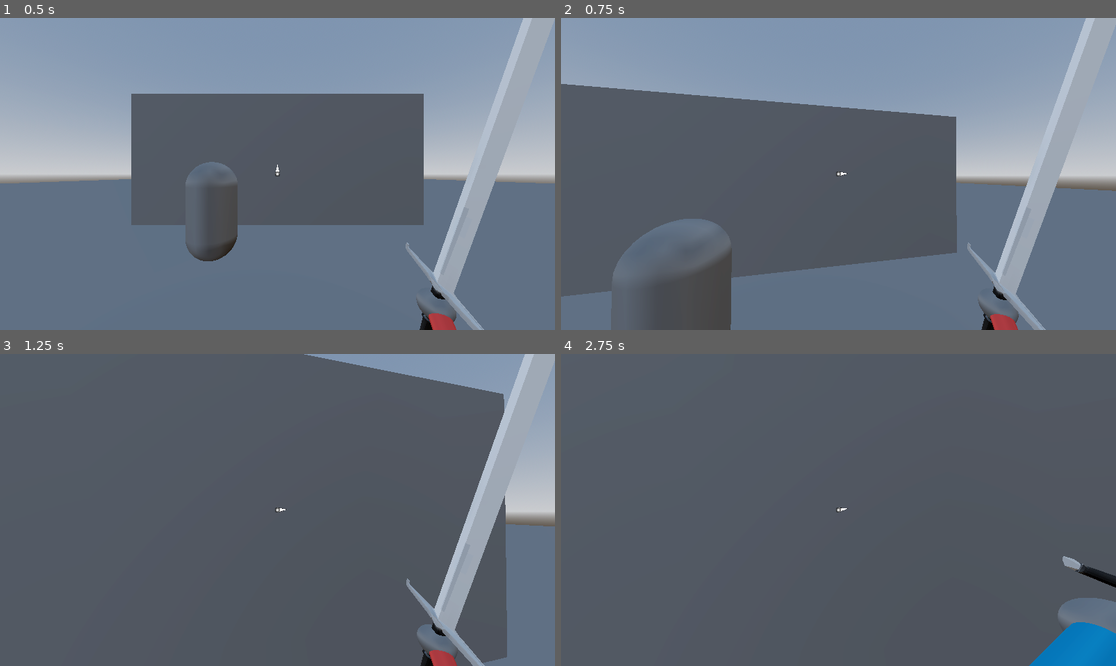
Above: before the commit, frames 1-4 (two rows, left to right).
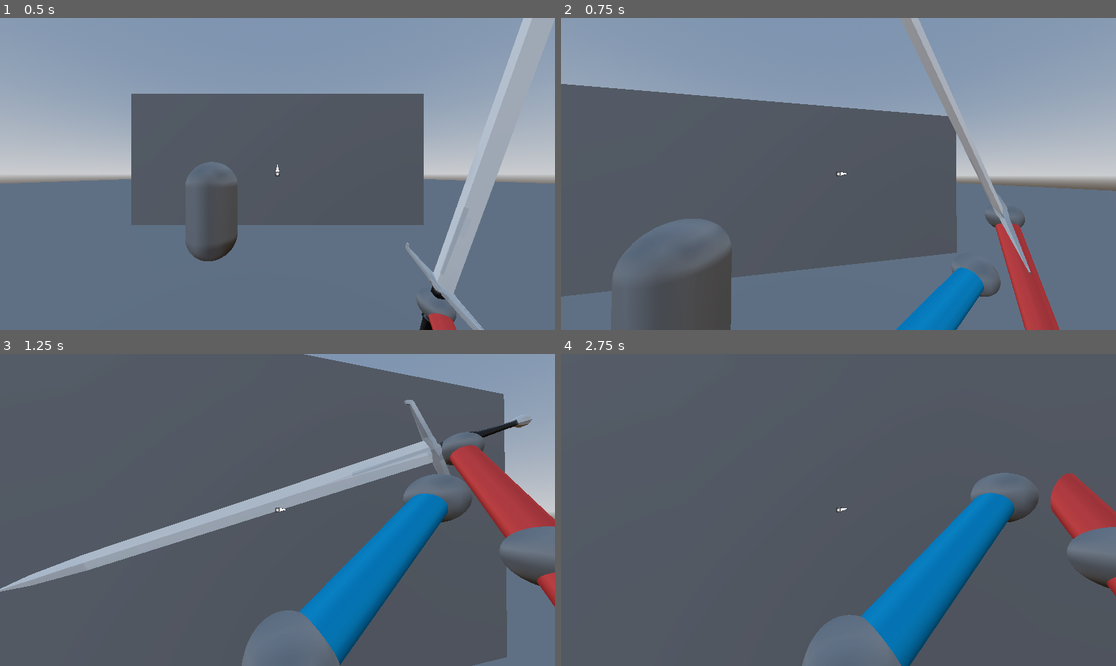
Above: after the commit, the same moments.

Repository: NoseCat/SwordPlay
Game: Godot game, scene res://Basic/level.tscn
The game is run twice, just before and just after one commit, with the same random seed, the same clock (stepped at 60 frames per second) and the same inputs.
Inputs (mouse positions are in pixels of both pictures, inside the frame that each line leads up to):
- Up to frame 1 (0.5 s): no input
- Up to frame 2 (0.75 s): tap Enter (ui_accept) at 0.5 s; move the mouse to (866, 174) at 0.52 s; hold Up (ui_up) from 0.53 s (still down); tap F (F, bound only after the commit) at 0.6 s
- Up to frame 3 (1.25 s): keep holding Up (ui_up); tap Enter (ui_accept) at 0.77 s
- Up to frame 4 (2.75 s): keep holding Up (ui_up); move the mouse to (810, 510) at 1.27 s; click (810, 510) at 1.35 s; tap Enter (ui_accept) at 1.52 s; tap F (F, bound only after the commit) at 1.55, 2.1 s; move the mouse to (849, 503) at 2.02 s

Frame 1 is identical in both runs. In frame 2, 7.7% of the frame differs, in the area x 60-100%, y 0-100%; in frame 3, 20%, in the area x 0-100%, y 0-100%; in frame 4, 13%.

Commit message:
stab + parry anim test

Diff:
--- /dev/null
+++ b/Sword/states/Parry.gd
@@ -0,0 +1,14 @@
+class_name Parry
+extends State
+
+func enter():
+	host.sword_t = host.parry_t
+	host.stop_anims()
+
+	host.tween_sword(host.parry_t, host.parry_time).finished.connect(_on_parry_done)
+
+func process(delta: float):
+	pass
+
+func _on_parry_done():
+	machine.change("SwordWinddown")
--- /dev/null
+++ b/Sword/states/ParryWindup.gd
@@ -0,0 +1,21 @@
+class_name ParryWindup
+extends State
+
+func init() -> void:
+	host.parry_windup_timer.timeout.connect(_on_windup_done)
+
+func enter():
+	#anims
+	host.tween_sword(host.parry_t, host.parry_windup_anim_time)
+
+	#logic
+	host.parry_windup_timer.start(host.parry_windup_time)
+
+func process(delta: float):
+	pass
+
+func exit() -> void:
+	host.parry_windup_timer.stop()
+
+func _on_windup_done():
+	machine.change("Parry")
--- /dev/null
+++ b/Sword/states/Stab.gd
@@ -0,0 +1,16 @@
+class_name Stab
+extends State
+
+func enter():
+	host.pivot_q = host.pivot_swing_q # pivot_swing_q is just neutral
+	host.sword_t = host.sword_stab_t
+	host.stop_anims()
+
+	var dist = (host.sword_stab_strike_t.origin - host.sword_stab_t.origin).length()
+	host.tween_sword(host.sword_stab_strike_t, dist/host.stab_speed).finished.connect(_on_strike_done)
+
+func process(delta: float):
+	pass
+
+func _on_strike_done():
+	machine.change("SwordWinddown")
--- /dev/null
+++ b/Sword/states/StabWindup.gd
@@ -0,0 +1,22 @@
+class_name StabWindup
+extends State
+
+func init() -> void:
+	host.stab_windup_timer.timeout.connect(_on_windup_done)
+
+func enter():
+	#anims
+	host.tween_pivot(host.pivot_swing_q, host.stab_windup_anim_time)
+	host.tween_sword(host.sword_stab_t, host.stab_windup_anim_time)
+
+	#logic
+	host.stab_windup_timer.start(host.stab_windup_time)
+
+func process(delta: float):
+	pass
+
+func exit() -> void:
+	host.stab_windup_timer.stop()
+
+func _on_windup_done():
+	machine.change("Stab")
--- a/Sword/states/SwordIdle.gd
+++ b/Sword/states/SwordIdle.gd
@@ -7,3 +7,6 @@
 func process(_delta: float):
 	if Input.is_action_just_pressed("LMB"):
 		host.attack()
+
+	if Input.is_action_just_pressed("F"):
+		host.parry()
--- a/Sword/states/SwordWindup.gd
+++ b/Sword/states/SwordWindup.gd
@@ -1,4 +1,3 @@
-# SwordWindup.gd
 class_name SwordWindup
 extends State
 
--- a/Sword/sword.gd
+++ b/Sword/sword.gd
@@ -3,8 +3,12 @@
 
 #stats
 @export var windup_time := 0.5
+@export var stab_windup_time := 0.25
+@export var parry_windup_time := 0.25
 @export var winddown_time := 1.0
 @export var swing_speed := 5.0
+@export var stab_speed := 5.0
+@export var parry_time := 0.5
 @export_custom(PROPERTY_HINT_NONE, "radians_as_degrees") var max_swing_angle := deg_to_rad(150)
 
 #const parts
@@ -13,6 +17,8 @@
 @export var left_hand_rest_pos : Marker3D
 @export var anim_player: AnimationPlayer
 @export var windup_timer: Timer
+@export var stab_windup_timer: Timer
+@export var parry_windup_timer: Timer
 @export var winddown_timer: Timer
 
 #interaction nodes
@@ -23,8 +29,13 @@
 @onready var pivot_idle_q: Quaternion = Quaternion()
 @onready var sword_idle_t: Transform3D = $IdleTransform.transform
 @onready var sword_swing_t: Transform3D = $SwingTransform.transform
-@export var windup_anim_time: float
-@export var winddown_anim_time: float
+@onready var sword_stab_t: Transform3D = $StabTransform.transform
+@onready var sword_stab_strike_t: Transform3D = $StabStrikeTransform.transform
+@onready var parry_t: Transform3D = $ParryTransform.transform
+@export var windup_anim_time: float = 0.5
+@export var stab_windup_anim_time: float = 0.2
+@export var parry_windup_anim_time := 0.25
+@export var winddown_anim_time: float = 0.5
 
 #variables
 var pivot_q := self.quaternion
@@ -37,12 +48,18 @@
 func _ready() -> void:
 	windup_timer.wait_time = windup_time
 	winddown_timer.wait_time = winddown_time
+	stab_windup_timer.wait_time = stab_windup_time
+	parry_windup_timer.wait_time = parry_windup_time
 
 	state = StateMachine.new(self) #creating state machine with this object as a host
 	state.add(SwordIdle.new())
 	state.add(SwordWindup.new())
 	state.add(SwordSwing.new())
 	state.add(SwordWinddown.new())
+	state.add(StabWindup.new())
+	state.add(Stab.new())
+	state.add(ParryWindup.new())
+	state.add(Parry.new())
 	state.change("SwordIdle")
 
 func _process(delta: float) -> void:
@@ -60,6 +77,19 @@
 
 	state.change("SwordWindup")
 
+func stab() -> void:
+	var crosshair_angle = crosshair.get_direction().angle_to(Vector2.RIGHT)
+	pivot_swing_q = Quaternion(Vector3.FORWARD, -crosshair_angle).normalized()
+
+	state.change("StabWindup")
+
+func parry() -> void:
+	var crosshair_angle = crosshair.get_direction().angle_to(Vector2.RIGHT)
+	pivot_swing_q = Quaternion(Vector3.FORWARD, -crosshair_angle).normalized()
+
+	state.change("ParryWindup")
+
+
 func stop_swing() -> void:
 	pass
 	#state.change("SwordWinddown") #temporary
@@ -72,11 +102,13 @@
 	if pivot_tween: pivot_tween.kill()
 	pivot_tween = create_tween()
 	pivot_tween.tween_property(self, "pivot_q", target, time).set_trans(trans).set_ease(tween_ease)
+	return pivot_tween
 
 func tween_sword(target: Transform3D, time: float, trans := Tween.TRANS_LINEAR, tween_ease := Tween.EASE_IN_OUT):
 	if sword_tween: sword_tween.kill()
 	sword_tween = create_tween()
 	sword_tween.tween_property(self, "sword_t", target, time).set_trans(trans).set_ease(tween_ease)
+	return sword_tween
 
 func animate(anim_name: StringName, time := 1.0, blend := 0.0):
 	var speed := 1.0
@@ -88,7 +120,6 @@
 	if pivot_tween: pivot_tween.kill()
 	if sword_tween: sword_tween.kill()
 	if anim_player.is_playing(): anim_player.stop(true)
-
 
 #signals
 func _on_blade_area_entered(area: Area3D) -> void:
--- a/Sword/sword.tscn
+++ b/Sword/sword.tscn
@@ -123,7 +123,7 @@
 [sub_resource type="BoxShape3D" id="BoxShape3D_b26j0"]
 size = Vector3(0.12034607, 0.06317139, 1.3633881)
 
-[node name="SwordCenter" type="Marker3D" unique_id=1544335584 node_paths=PackedStringArray("sword", "right_hand_rest_pos", "left_hand_rest_pos", "anim_player", "windup_timer", "winddown_timer")]
+[node name="SwordCenter" type="Marker3D" unique_id=1544335584 node_paths=PackedStringArray("sword", "right_hand_rest_pos", "left_hand_rest_pos", "anim_player", "windup_timer", "stab_windup_timer", "parry_windup_timer", "winddown_timer")]
 rotation_edit_mode = 1
 script = ExtResource("1_1pljr")
 winddown_time = 0.5
@@ -132,8 +132,9 @@
 left_hand_rest_pos = NodePath("SwordGrip/LeftHandRest")
 anim_player = NodePath("AnimationPlayer")
 windup_timer = NodePath("WindupTime")
+stab_windup_timer = NodePath("StabWindup")
+parry_windup_timer = NodePath("ParryWindupTimer")
 winddown_timer = NodePath("WinddownTime")
-windup_anim_time = 0.5
 winddown_anim_time = 0.7
 
 [node name="IdleTransform" type="Marker3D" parent="." unique_id=1672505267]
@@ -142,6 +143,18 @@
 
 [node name="SwingTransform" type="Marker3D" parent="." unique_id=656623057]
 transform = Transform3D(0, 0, -1, 0, 1, 0, 1, 0, 0, 1, 0, 0)
+rotation_edit_mode = 1
+
+[node name="StabTransform" type="Marker3D" parent="." unique_id=644306801]
+transform = Transform3D(1, 0, 0, 0, 1, 0, 0, 0, 1, 0.5, 0, 0)
+rotation_edit_mode = 1
+
+[node name="StabStrikeTransform" type="Marker3D" parent="." unique_id=376528031]
+transform = Transform3D(1, 0, 0, 0, 1, 0, 0, 0, 1, 0, 0, -1)
+rotation_edit_mode = 1
+
+[node name="ParryTransform" type="Marker3D" parent="." unique_id=237876067]
+transform = Transform3D(0.31986803, -0.041673064, 0.94654524, -0.94235504, -0.11758244, 0.3132753, 0.098241955, -0.99218833, -0.07688165, 0.52903414, 0.5298341, -0.531)
 rotation_edit_mode = 1
 
 [node name="AnimationPlayer" type="AnimationPlayer" parent="." unique_id=1118514916]
@@ -149,7 +162,7 @@
 libraries/ = SubResource("AnimationLibrary_b26j0")
 
 [node name="SwordGrip" type="Marker3D" parent="." unique_id=2126800679]
-transform = Transform3D(-0.16160351, -0.98685455, -4.0351853e-08, -0.26372522, 0.043186687, -0.9636306, 0.9509629, -0.1557261, -0.26723826, 0.558, -0.06, -0.531)
+transform = Transform3D(-0.16160354, -0.9868549, -4.0351864e-08, -0.26372525, 0.0431867, -0.96363086, 0.9509631, -0.15572616, -0.26723832, 0.558, -0.06, -0.531)
 rotation_edit_mode = 1
 
 [node name="Sword" parent="SwordGrip" unique_id=1316770815 instance=ExtResource("2_1wdf2")]
@@ -182,6 +195,12 @@
 [node name="WinddownTime" type="Timer" parent="." unique_id=311866389]
 one_shot = true
 
+[node name="StabWindup" type="Timer" parent="." unique_id=573741958]
+one_shot = true
+
+[node name="ParryWindupTimer" type="Timer" parent="." unique_id=455444618]
+one_shot = true
+
 [connection signal="animation_finished" from="AnimationPlayer" to="." method="_on_animation_player_animation_finished"]
 [connection signal="area_entered" from="SwordGrip/Blade" to="." method="_on_blade_area_entered"]
 [connection signal="body_entered" from="SwordGrip/Blade" to="." method="_on_blade_body_entered"]
--- a/project.godot
+++ b/project.godot
@@ -36,6 +36,11 @@
 "events": [Object(InputEventMouseButton,"resource_local_to_scene":false,"resource_name":"","device":-1,"window_id":0,"a …(257 unchanged characters)…
 ]
 }
+F={
+"deadzone": 0.2,
+"events": [Object(InputEventKey,"resource_local_to_scene":false,"resource_name":"","device":-1,"window_id":0,"alt_pressed":false,"shift_pressed":false,"ctrl_pressed":false,"meta_pressed":false,"pressed":false,"keycode":0,"physical_keycode":70,"key_label":0,"unicode":102,"location":0,"echo":false,"script":null)
+]
+}
 
 [layer_names]
 
Not shown, added: Sword/states/Parry.gd.uid
Not shown, added: Sword/states/ParryWindup.gd.uid
Not shown, added: Sword/states/Stab.gd.uid
Not shown, added: Sword/states/StabWindup.gd.uid
Not shown, changed: notes
